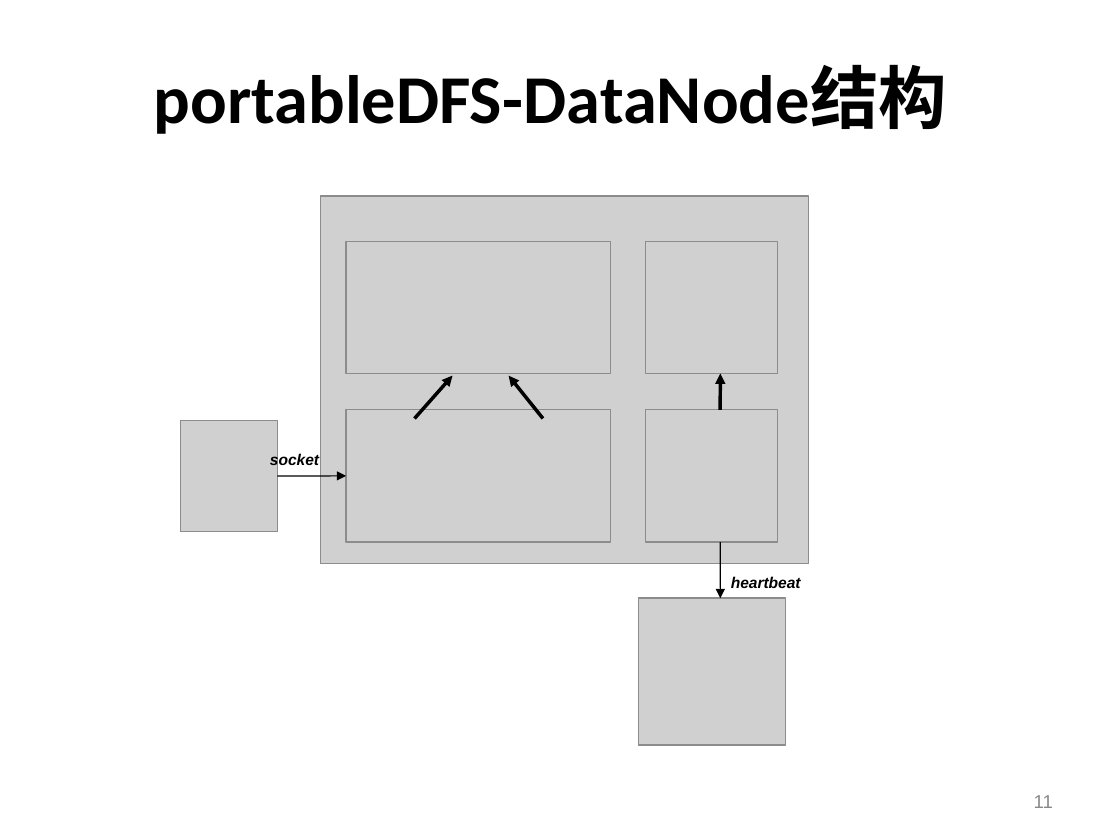
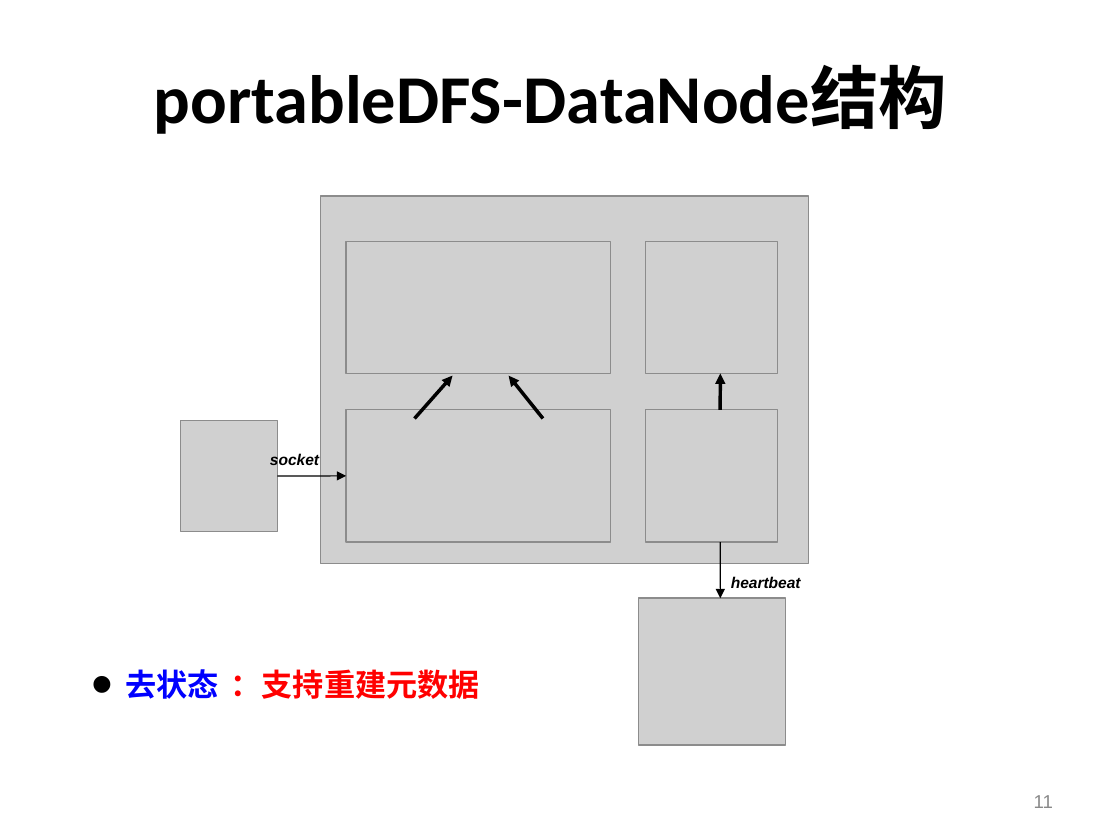
Before and after one commit to shtzr840329/mooon, a slide deck: slide 11 of applications/lightfs/doc/portableDFS-便携式分布式文件系统.ppt. Drawn at 1120x840 pixels with LibreOffice and Linux fonts; fonts in the diff are those of the drawing; grey boxes stand for pictures; background and template pictures are left out. Boxes give left, top, right and bottom in pixels: in the first picture for what was removed or moved away, otherwise in the second. Text is boxed around its words. In the diff, an @@ line names an element or a change of style, - is before the commit and + after.

```diff
--- a/applications/lightfs/doc/portableDFS-便携式分布式文件系统.ppt
+++ b/applications/lightfs/doc/portableDFS-便携式分布式文件系统.ppt
@@ text added at bbox=[125, 669, 218, 699], 20 pt, text #0000FF, bold @@
+• 去状态
@@ text added at bbox=[231, 669, 480, 699], 20 pt, text #FF0000, bold @@
+：支持重建元数据
```
Also in this commit, not shown: 11 other slides changed, 8 slides added, 4 slides removed.
